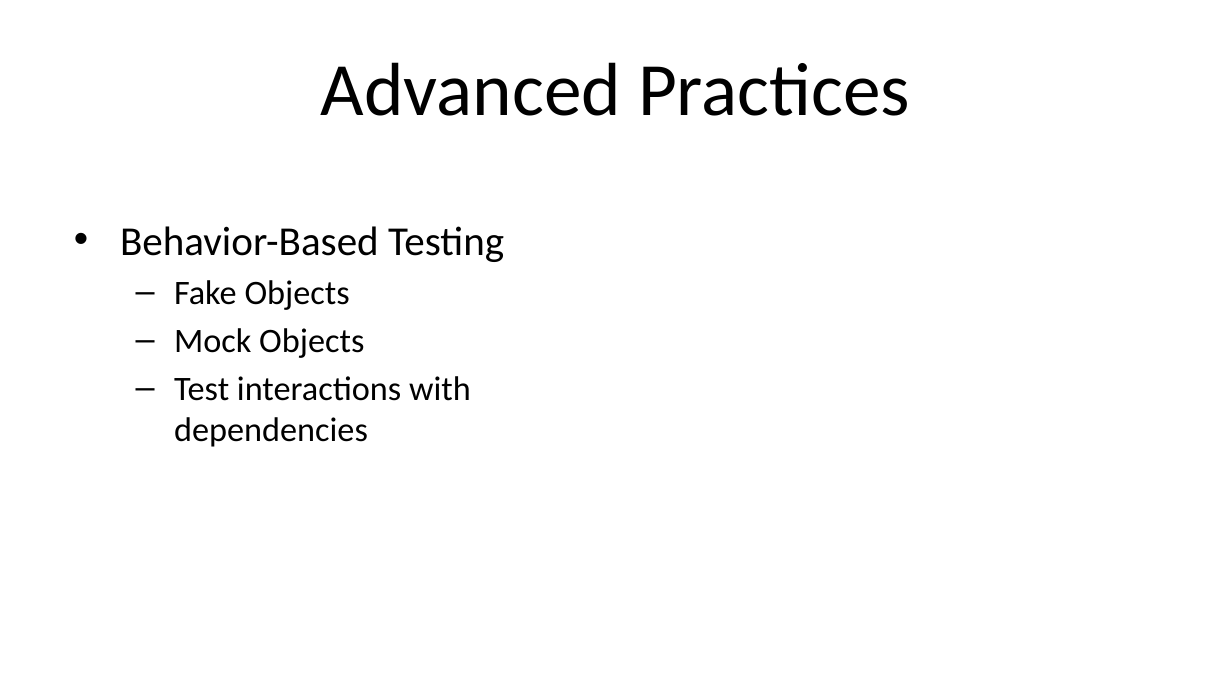
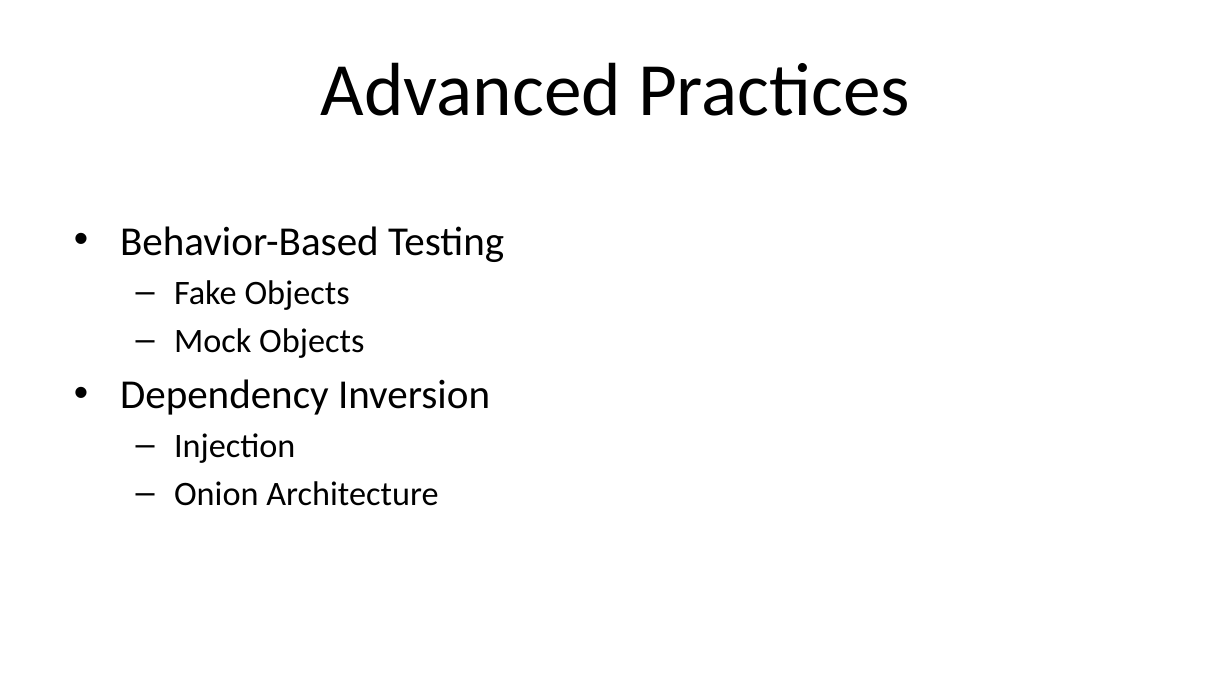
Before and after one commit to HudsonSC/CodeMash-2015-Precompiler-Workshop, a slide deck: slide 2 of 04-More Practices.pptx. Drawn at 1232x693 pixels with LibreOffice and Linux fonts; fonts in the diff are those of the drawing; background and template pictures are left out. Boxes give left, top, right and bottom in pixels: in the first picture for what was removed or moved away, otherwise in the second. Text is boxed around its words. In the diff, an @@ line names an element or a change of style, - is before the commit and + after.

Commit message:
Adjusting the outline for advanced practices

```diff
--- a/04-More Practices.pptx
+++ b/04-More Practices.pptx
@@ text at (120, 379, 490, 506): text changed @@
-  – Test interactions with dependencies
+• Dependency Inversion
+  – Injection
+  – Onion Architecture
```
